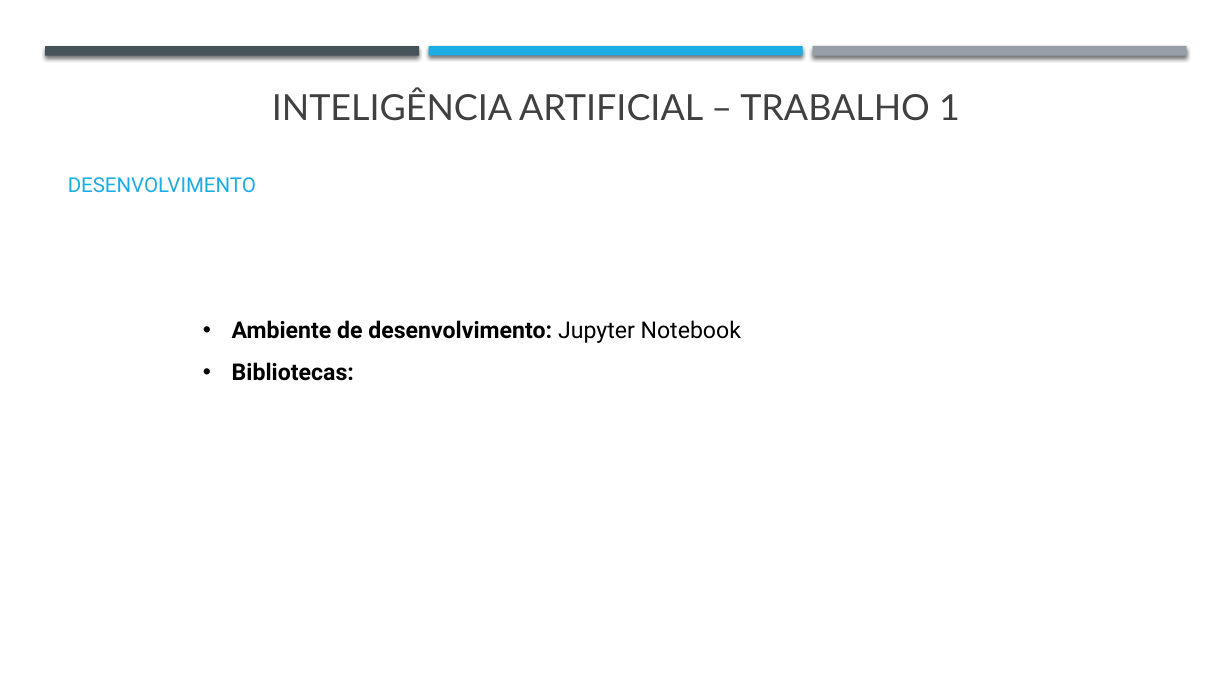
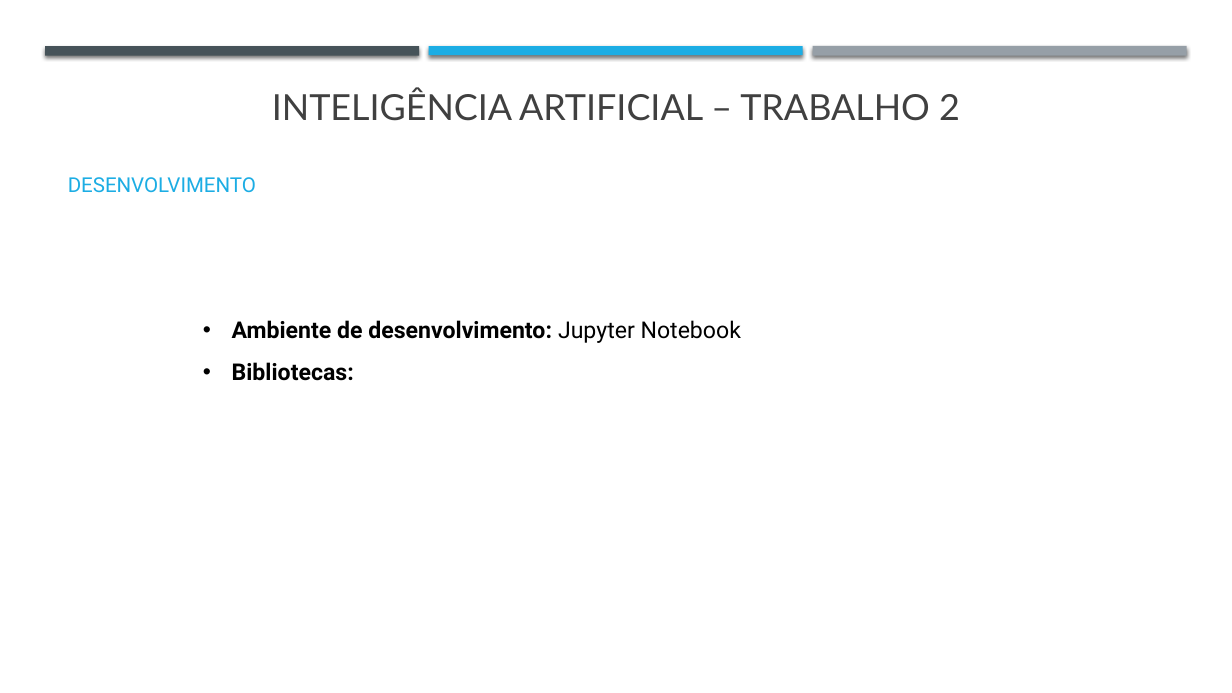
Before and after one commit to j-vm/FEUP_IART_2020, a slide deck: slide 7 of Assigment2/Checkpoint1_trabalho2.pptx (slide 6 before the commit). Drawn at 1232x693 pixels with LibreOffice and Linux fonts; fonts in the diff are those of the drawing. Boxes give left, top, right and bottom in pixels: in the first picture for what was removed or moved away, otherwise in the second. Text is boxed around its words. In the diff, an @@ line names an element or a change of style, - is before the commit and + after.

```diff
--- a/Assigment2/Checkpoint1_trabalho2.pptx
+++ b/Assigment2/Checkpoint1_trabalho2.pptx
@@ text at (272,89,960,121): text changed @@
-INTELIGÊNCIA ARTIFICIAL – TRABALHO 1
+INTELIGÊNCIA ARTIFICIAL – TRABALHO 2
```
Also in this commit, not shown: 4 other slides changed, 1 slide added, 3 other files.
